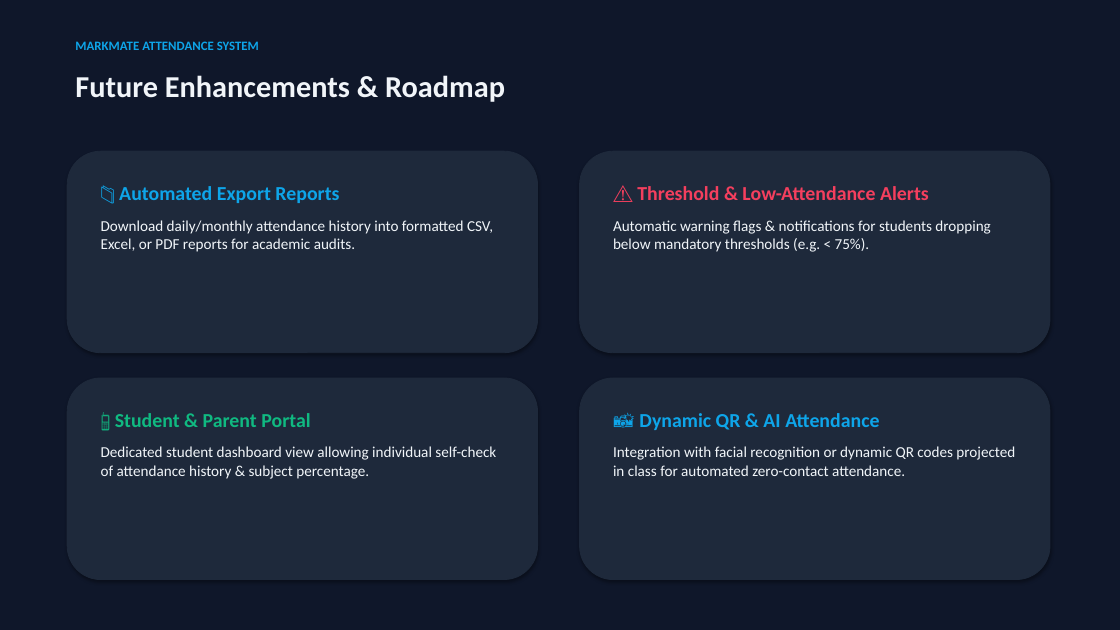
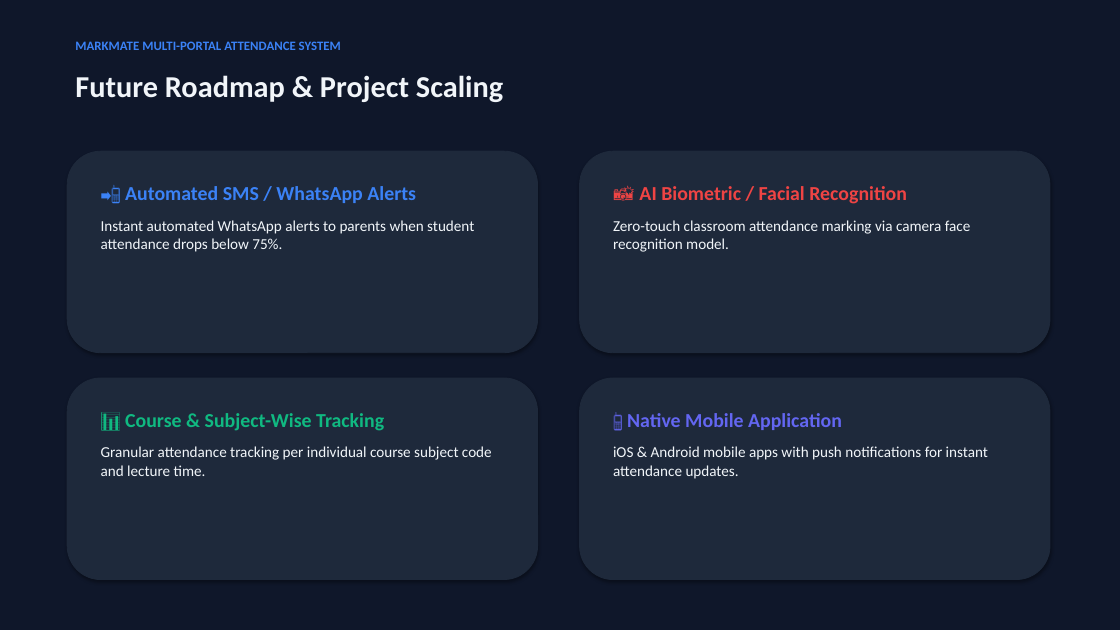
Before and after one commit to Abhii0018/MarkMate, a slide deck: slide 8 of MarkMate_Project_Presentation.pptx (slide 7 before the commit). Drawn at 1120x630 pixels with LibreOffice and Linux fonts; fonts in the diff are those of the drawing. Boxes give left, top, right and bottom in pixels: in the first picture for what was removed or moved away, otherwise in the second. Text is boxed around its words. In the diff, an @@ line names an element or a change of style, - is before the commit and + after.

Commit message:
Add Faculty Teachers, Teacher Portal, Student Portal with <75% RED Threshold Alert, and UI upgrades

```diff
--- a/MarkMate_Project_Presentation.pptx
+++ b/MarkMate_Project_Presentation.pptx
@@ text at box(75, 41, 341, 50): text changed; text colour #0EA5E9 to #3B82F6 @@
-MARKMATE ATTENDANCE SYSTEM
+MARKMATE MULTI-PORTAL ATTENDANCE SYSTEM
@@ text at box(75, 75, 503, 102): text changed @@
-Future Enhancements & Roadmap
+Future Roadmap & Project Scaling
@@ text at box(101, 186, 474, 252): text changed @@
-📁 Automated Export Reports
-Download daily/monthly attendance history into formatted CSV, Excel, or PDF reports for academic audits.
+📲 Automated SMS / WhatsApp Alerts
+Instant automated WhatsApp alerts to parents when student attendance drops below 75%.
@@ text at box(613, 186, 970, 252): text changed @@
-⚠️ Threshold & Low-Attendance Alerts
-Automatic warning flags & notifications for students dropping below mandatory thresholds (e.g. < 75%).
+📸 AI Biometric / Facial Recognition
+Zero-touch classroom attendance marking via camera face recognition model.
@@ text at box(101, 413, 492, 476): text changed @@
-📱 Student & Parent Portal
-Dedicated student dashboard view allowing individual self-check of attendance history & subject percentage.
+📊 Course & Subject-Wise Tracking
+Granular attendance tracking per individual course subject code and lecture time.
@@ text at box(613, 413, 988, 479): text changed @@
-📸 Dynamic QR & AI Attendance
-Integration with facial recognition or dynamic QR codes projected in class for automated zero-contact attendance.
+📱 Native Mobile Application
+iOS & Android mobile apps with push notifications for instant attendance updates.
```
Also in this commit, not shown: 6 other slides changed, 2 slides added, 1 slide removed, 30 other files.
